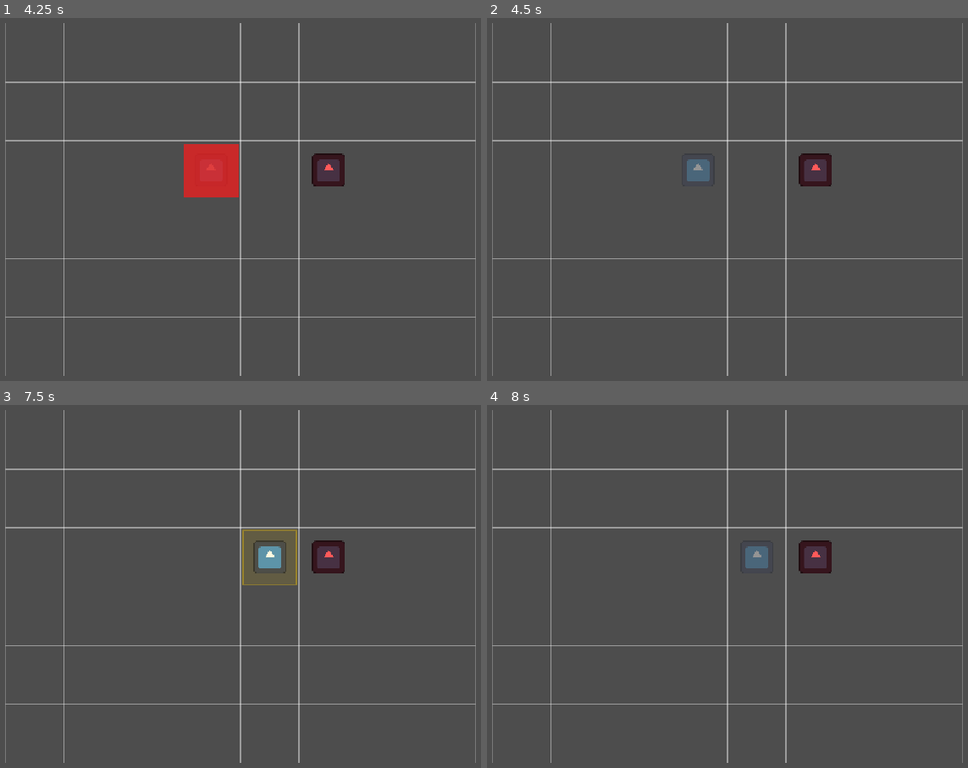
Above: before the commit, frames 1-4 (two rows, left to right).
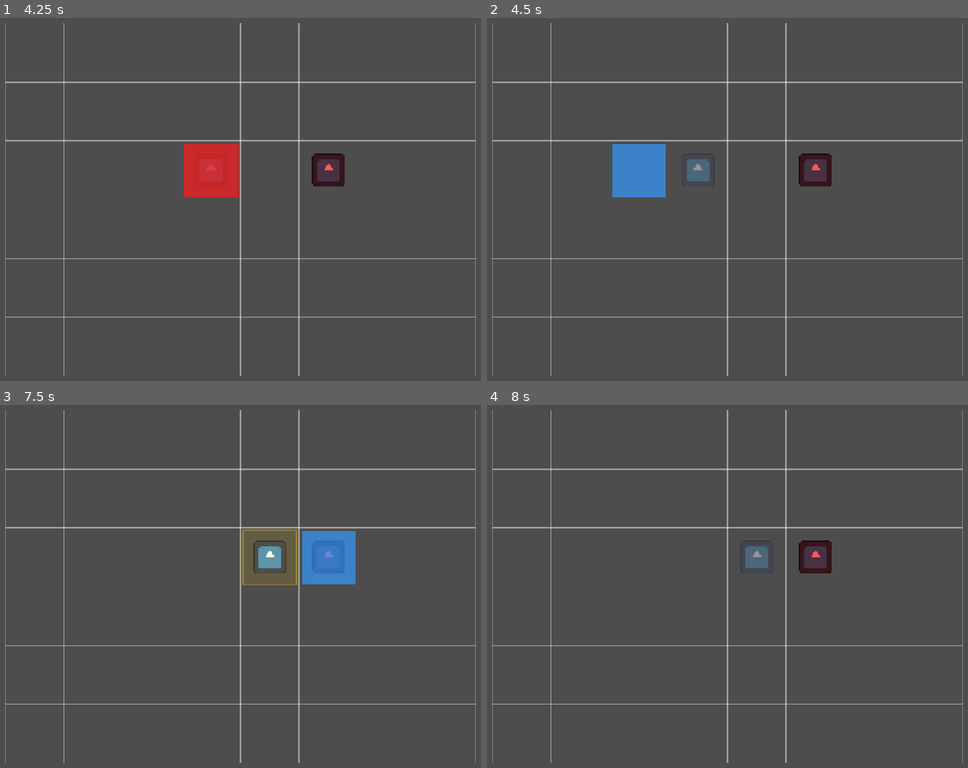
Above: after the commit, the same moments.

Repository: Kevin-Aluth/project-sasaki
Game: Godot game, scene res://scenes/grid fight/damage_test.tscn
Same seed, same stepped clock (60 frames per second), same inputs: the game is played once before the commit and once after it. The project has no main scene, so this scene is started directly. The engine's default icon, where the game draws it, is replaced by a stand-in: a white triangle on a blue panel in a dark square.
Inputs:
- Up to frame 1 (4.25 s): tap Enter at 0.5, 3.5 s; hold Right (ui_right) 0.53-1.28 s; tap Z (attack, bound only after the commit) every 0.75 s from 0.6 to 3.6 s; hold Down (ui_down) 1.28-2.03 s; hold Right (ui_right) 2.03-2.78 s; tap Space at 2.75 s; hold Up (ui_up) 2.78-3.53 s; hold Left (ui_left) from 3.53 s (still down)
- Up to frame 2 (4.5 s): keep holding Left (ui_left); tap Z (attack, bound only after the commit) at 4.35 s
- Up to frame 3 (7.5 s): release Left (ui_left) at 5.03 s; hold Down (ui_down) 5.03-5.78 s; tap Z (attack, bound only after the commit) every 0.75 s from 5.1 to 7.35 s; hold Right (ui_right) 5.78-6.53 s; tap Space at 6.5 s; hold Up (ui_up) 6.53-7.28 s; hold Right (ui_right) from 7.28 s (still down)
- Up to frame 4 (8 s): keep holding Right (ui_right)

Frame 1 is identical in both runs. In frame 2, 1.6% of the frame differs, in the area x 26-38%, y 34-50%; in frame 3, 1.6%; in frame 4, nothing differs.

Commit message:
Basic attack test

Diff:
--- a/project.godot
+++ b/project.godot
@@ -19,6 +19,14 @@
 window/stretch/mode="canvas_items"
 window/stretch/aspect="expand"
 
+[input]
+
+attack={
+"deadzone": 0.2,
+"events": [Object(InputEventKey,"resource_local_to_scene":false,"resource_name":"","device":-1,"window_id":0,"alt_pressed":false,"shift_pressed":false,"ctrl_pressed":false,"meta_pressed":false,"pressed":false,"keycode":0,"physical_keycode":90,"key_label":0,"unicode":122,"location":0,"echo":false,"script":null)
+]
+}
+
 [layer_names]
 
 2d_physics/layer_1="world"
--- /dev/null
+++ b/scenes/attacks/player_basic_attack.tscn
@@ -0,0 +1,8 @@
+[gd_scene format=3]
+
+[ext_resource type="Script" path="res://scripts/attacks/attack.gd" id="1_attack"]
+[ext_resource type="PackedScene" path="res://scenes/attacks/player_basic_hit.tscn" id="2_hit"]
+
+[node name="PlayerBasicAttack" type="Node"]
+script = ExtResource("1_attack")
+hit_scene = ExtResource("2_hit")
--- /dev/null
+++ b/scenes/attacks/player_basic_hit.tscn
@@ -0,0 +1,11 @@
+[gd_scene format=3]
+
+[ext_resource type="PackedScene" path="res://scenes/attacks/cell_attack.tscn" id="1_base"]
+
+[node name="PlayerBasicHit" instance=ExtResource("1_base")]
+warning_time = 0.0
+active_color = Color(0.2, 0.6, 1, 0.7)
+
+[node name="Hitbox" parent="." index="0"]
+collision_layer = 2
+damage = 10
--- a/scenes/grid fight/dummy_enemy.tscn
+++ b/scenes/grid fight/dummy_enemy.tscn
@@ -13,3 +13,4 @@
 [node name="GridMover" type="Node" parent="."]
 script = ExtResource("2_mover")
 start_cell = Vector2i(5, 2)
+facing = Vector2i(-1, 0)
--- a/scenes/grid fight/sasaki_grid.tscn
+++ b/scenes/grid fight/sasaki_grid.tscn
@@ -4,7 +4,8 @@
 [ext_resource type="Texture2D" uid="uid://ba77w8eu5ci68" path="res://icon.svg" id="2_eab0s"]
 [ext_resource type="Script" uid="uid://ip262ml80i7i" path="res://scripts/components/health_component.gd" id="3_health"]
 [ext_resource type="Script" uid="uid://c7vqant014pyw" path="res://scripts/components/hurtbox_component.gd" id="4_hurtbox"]
-[ext_resource type="Script" path="res://scripts/components/grid_mover.gd" id="5_mover"]
+[ext_resource type="Script" uid="uid://ck28fl20hnyam" path="res://scripts/components/grid_mover.gd" id="5_mover"]
+[ext_resource type="PackedScene" path="res://scenes/attacks/player_basic_attack.tscn" id="6_basic_attack"]
 
 [sub_resource type="CapsuleShape2D" id="CapsuleShape2D_h1via"]
 radius = 26.0
@@ -37,6 +38,8 @@
 [node name="CollisionShape2D" type="CollisionShape2D" parent="Hurtbox" unique_id=951646205]
 shape = SubResource("CapsuleShape2D_1l68p")
 
-[node name="GridMover" type="Node" parent="."]
+[node name="GridMover" type="Node" parent="." unique_id=1526357563]
 script = ExtResource("5_mover")
 move_speed = 35.0
+
+[node name="BasicAttack" parent="." instance=ExtResource("6_basic_attack")]
--- /dev/null
+++ b/scripts/attacks/attack.gd
@@ -0,0 +1,77 @@
+class_name Attack
+extends Node
+
+## One attack type of a character (sword, buster, claw...).
+## Its scene is added as a child of the character and holds everything that
+## depends on the attack, not on who uses it: timings, target cells, hit scene.
+## The character only calls execute(); the actual hit is the hit_scene,
+## spawned on the grid so it doesn't follow the attacker around.
+##
+##   execute() -> windup -> spawn hits -> recovery -> done
+
+## Emitted when the attack begins: hook the character's animation here.
+signal started
+## Emitted right after the hits are spawned.
+signal struck
+signal finished
+
+## What appears on each target cell (an inherited scene of cell_attack.tscn).
+@export var hit_scene: PackedScene
+## Target cells relative to the attacker, written as if facing right:
+## x = forward, y = sideways. (1, 0) = cell in front.
+## Rotated automatically towards the attacker's facing.
+@export var pattern: Array[Vector2i] = [Vector2i(1, 0)]
+## Seconds between the input and the hit.
+@export var windup_time: float = 0.1
+## Seconds after the hit before the character can act again.
+@export var recovery_time: float = 0.2
+## If left empty, the sibling node named "GridMover" is used.
+@export var mover: GridMover
+
+var _busy := false
+# A child Timer instead of create_timer(): if the character is freed
+# mid-attack, the timer dies with it and the coroutine is simply dropped.
+var _timer: Timer
+
+func _ready() -> void:
+	if mover == null:
+		mover = get_parent().get_node_or_null("GridMover")
+	assert(mover != null, "%s: Attack needs a GridMover" % name)
+	_timer = Timer.new()
+	_timer.one_shot = true
+	add_child(_timer)
+
+## True from the start of the windup to the end of the recovery.
+func is_busy() -> bool:
+	return _busy
+
+## Starts the attack and returns immediately; false if it's already running.
+func execute() -> bool:
+	if _busy:
+		return false
+	_busy = true
+	_run()
+	return true
+
+# The timed sequence, running in the background (coroutine).
+func _run() -> void:
+	started.emit()
+	await _wait(windup_time)
+	# cells are read *now*, after the windup, from the logical cell
+	for offset in pattern:
+		mover.grid.spawn_attack(hit_scene, mover.cell + _rotate(offset, mover.facing))
+	struck.emit()
+
+	await _wait(recovery_time)
+	_busy = false
+	finished.emit()
+
+# Rotates a right-facing offset towards dir (a 90-degree step rotation).
+# Facing left is a 180 turn, so sideways cells flip too: (1, 1) -> (-1, -1).
+func _rotate(offset: Vector2i, dir: Vector2i) -> Vector2i:
+	return Vector2i(offset.x * dir.x - offset.y * dir.y, offset.x * dir.y + offset.y * dir.x)
+
+func _wait(time: float) -> void:
+	if time > 0.0:
+		_timer.start(time)
+		await _timer.timeout
--- a/scripts/components/grid_mover.gd
+++ b/scripts/components/grid_mover.gd
@@ -13,6 +13,9 @@
 ## If left empty, the body's parent is used (entities live under the grid).
 @export var grid: GridManager
 @export var start_cell: Vector2i = Vector2i(2, 2)
+## Direction the body faces, one of the 4 grid directions.
+## Attacks rotate their cell pattern towards it.
+@export var facing: Vector2i = Vector2i.RIGHT
 ## Lerp speed: higher = snappier movement.
 @export var move_speed: float = 15.0
 
--- a/scripts/grid/grid_manager.gd
+++ b/scripts/grid/grid_manager.gd
@@ -58,6 +58,19 @@
 	_occupants[to] = entity
 	return true
 
+## Spawns an attack scene (usually a CellAttack) centered on a cell.
+## Everything specific to the attack (damage, layer, timings) lives in the
+## scene itself. Returns null if the cell is off-grid.
+func spawn_attack(scene: PackedScene, cell: Vector2i) -> Node2D:
+	if not is_inside(cell):
+		return null
+	var attack: Node2D = scene.instantiate()
+	if attack is CellAttack:
+		attack.cell_size = cell_size
+	attack.position = cell_to_local(cell)
+	add_child(attack)
+	return attack
+
 func _draw() -> void:
 	var half := Vector2.ONE * cell_size * 0.5
 	for x in size.x:
--- a/scripts/sasaki_grid.gd
+++ b/scripts/sasaki_grid.gd
@@ -1,14 +1,16 @@
 extends CharacterBody2D
 
 ## Player controller: only reads input. Grid logic lives in GridManager,
-## movement in the GridMover component.
+## movement in the GridMover component, attacks in Attack child scenes.
 
 @onready var mover: GridMover = $GridMover
+@onready var basic_attack: Attack = $BasicAttack
 
 var buffered_dir: Vector2i = Vector2i.ZERO
+var buffered_attack := false
 
 func _process(_delta: float) -> void:
-	# save input inside a helper variable
+	# save input inside helper variables
 	if Input.is_action_just_pressed("ui_right"):
 		buffered_dir = Vector2i(1, 0)
 	elif Input.is_action_just_pressed("ui_left"):
@@ -17,11 +19,23 @@
 		buffered_dir = Vector2i(0, 1)
 	elif Input.is_action_just_pressed("ui_up"):
 		buffered_dir = Vector2i(0, -1)
+	if Input.is_action_just_pressed("attack"):
+		buffered_attack = true
 
-	# consume the buffer once the previous move is over; a refused move
-	# (wall or occupied cell) is discarded, as before.
+	# act only when idle: not sliding to a cell and not inside an attack
+	if mover.is_moving() or basic_attack.is_busy():
+		return
+
+	# attack has priority; the move pressed together with it is dropped
+	if buffered_attack:
+		basic_attack.execute()
+		buffered_attack = false
+		buffered_dir = Vector2i.ZERO
+	# a refused move (wall or occupied cell) is discarded, as before.
 	# The parent processes before its children, so GridMover starts
 	# moving in this same frame.
-	if buffered_dir != Vector2i.ZERO and not mover.is_moving():
+	elif buffered_dir != Vector2i.ZERO:
+		# turn even if the move is refused (wall, enemy): you can aim in place
+		mover.facing = buffered_dir
 		mover.try_move(buffered_dir)
 		buffered_dir = Vector2i.ZERO
--- a/scripts/tests/damage_test.gd
+++ b/scripts/tests/damage_test.gd
@@ -39,8 +39,4 @@
 	var cell := _mover.cell
 	if not aim_at_player:
 		cell = Vector2i(randi_range(0, grid.size.x - 1), randi_range(0, grid.size.y - 1))
-	var attack: CellAttack = CELL_ATTACK.instantiate()
-	attack.cell_size = grid.cell_size
-	attack.position = grid.cell_to_local(cell)
-	# attacks live under the grid too, so cell_to_local() is their position
-	grid.add_child(attack)
+	grid.spawn_attack(CELL_ATTACK, cell)
Not shown, added: scripts/attacks/attack.gd.uid
